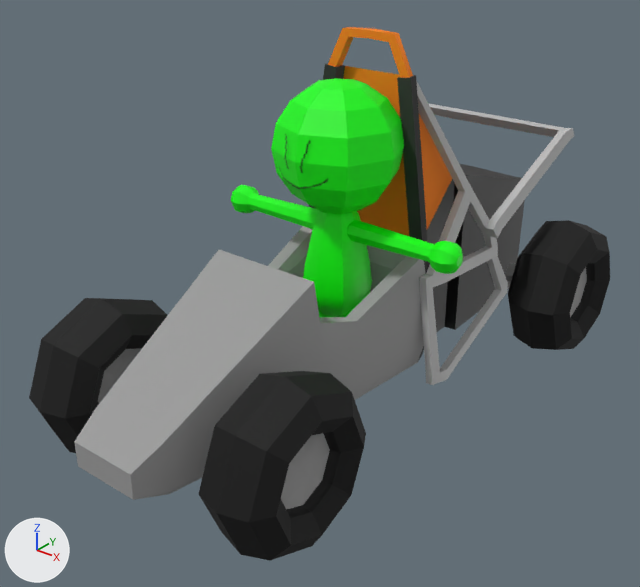
Renders of the FBX model Models/Kart/formulaCar_model1.fbx from each side of a commit.
The view is the same before and after, from a 50 mm lens placed at (0.0779, -0.1017, 0.0801), pointed at (0.0, -0.0044, 0.0197). The lights are fixed; the arrows at lower left show +X, +Y and +Z. Where no turn or scale is listed for an object, it has been applied to the vertices. Vertices at the same position are counted once.

Script lines for the objects in view, before the commit:
```python
ob_sm_arml = bpy.data.objects.new('SM_ArmL', me_mesh_002)
ob_sm_arml.location = (-0.0048, 0.0, 0.0297)
ob_sm_armr = bpy.data.objects.new('SM_ArmR', me_mesh_001)
ob_sm_armr.location = (-0.0048, 0.0, 0.0297)
ob_sm_body = bpy.data.objects.new('SM_Body', me_mesh)
ob_sm_body.location = (0.0, 0.0, 0.0)
ob_sm_cartbody = bpy.data.objects.new('SM_CartBody', me_mesh_011)
ob_sm_cartbody.location = (0.0, -0.0009, 0.0313)
ob_sm_faceplane = bpy.data.objects.new('SM_FacePlane', me_mesh_004)
ob_sm_faceplane.location = (0.0, 0.0, 0.0)
ob_sm_head = bpy.data.objects.new('SM_Head', me_mesh_003)
ob_sm_head.location = (0.0, 0.0, 0.0)
ob_sm_legl = bpy.data.objects.new('SM_LegL', me_mesh_006)
ob_sm_legl.location = (0.0, 0.0, 0.0)
ob_sm_legr = bpy.data.objects.new('SM_LegR', me_mesh_005)
ob_sm_legr.location = (-0.0025, 0.0, 0.0)
ob_sm_tirebl = bpy.data.objects.new('SM_TireBL', me_mesh_010)
ob_sm_tirebl.location = (0.0215, 0.0376, 0.0118)
ob_sm_tirebl.rotation_euler = (-1.571, 0.0, 0.0)  # degrees (-90, 0, 0)
ob_sm_tirebl.scale = (-0.0148, -0.01, -0.01)
# also in view: 'SM_TireFR' at (-0.0171, -0.0325, 0.0118); 'SM_TireFL' at (0.0171, -0.0325, 0.0118)
```
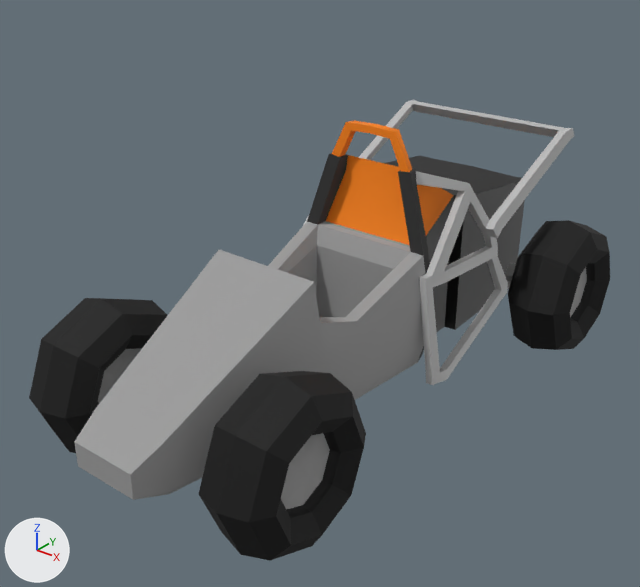
Commit message: Added modified cart model

Boxes (x1, y1, x2, y2) around the edits, measured in the pictures (640 x 587 px; the box of a moved part takes in the faces that stretch with it):
'SM_CartBody', reshaped (15% shorter): before (75, 27, 575, 500); after (75, 100, 575, 500)
'SM_Head', deleted (green): before (271, 78, 404, 214)
'SM_Body', deleted (green): before (303, 211, 372, 317)
'SM_ArmL', deleted (green): before (347, 220, 463, 274)
'SM_ArmR', deleted (green): before (231, 185, 319, 229)
'SM_FacePlane', deleted: before (279, 134, 327, 189)
'SM_LegR', deleted: before (318, 310, 336, 317)
'SM_LegL', deleted: before (336, 307, 355, 317)
part 1 of me_mesh_011, moved or reshaped: before (419, 114, 522, 253); after (385, 156, 522, 262)
part 2 of me_mesh_011, moved or reshaped: before (309, 27, 469, 242); after (307, 121, 469, 255)

What changed in the scene script:
```text
Change me_mesh_011:
    where me_mesh_011.from_pydata(...)  # 308 vertices, 328 faces; spans x -0.0176..0.0176, y -0.047..0.047, z -0.0268..0.0268
    used by ob_sm_cartbody; location = (0.0, -0.0009, 0.0313)
    me_mesh_011 part 1: all 5 vertices in x -0.0114..0.0114, y 0.0194..0.0196, z 0.004 are moved by (0.0, 0.0, -0.0038)
    me_mesh_011 part 2: all 41 vertices in x -0.0079..0.0079, y 0.0075..0.0099, z 0.0181..0.0268 are moved by (0.0, 0.0011, -0.0145)
Remove ob_sm_head:
    ob_sm_head = bpy.data.objects.new('SM_Head', me_mesh_003)
    ob_sm_head.location = (0.0, 0.0, 0.0)
Remove ob_sm_faceplane:
    ob_sm_faceplane = bpy.data.objects.new('SM_FacePlane', me_mesh_004)
    ob_sm_faceplane.location = (0.0, 0.0, 0.0)
Remove ob_sm_body:
    ob_sm_body = bpy.data.objects.new('SM_Body', me_mesh)
    ob_sm_body.location = (0.0, 0.0, 0.0)
Remove ob_sm_legr:
    ob_sm_legr = bpy.data.objects.new('SM_LegR', me_mesh_005)
    ob_sm_legr.location = (-0.0025, 0.0, 0.0)
Remove ob_sm_legl:
    ob_sm_legl = bpy.data.objects.new('SM_LegL', me_mesh_006)
    ob_sm_legl.location = (0.0, 0.0, 0.0)
Remove ob_sm_armr:
    ob_sm_armr = bpy.data.objects.new('SM_ArmR', me_mesh_001)
    ob_sm_armr.location = (-0.0048, 0.0, 0.0297)
Remove ob_sm_arml:
    ob_sm_arml = bpy.data.objects.new('SM_ArmL', me_mesh_002)
    ob_sm_arml.location = (-0.0048, 0.0, 0.0297)
```
